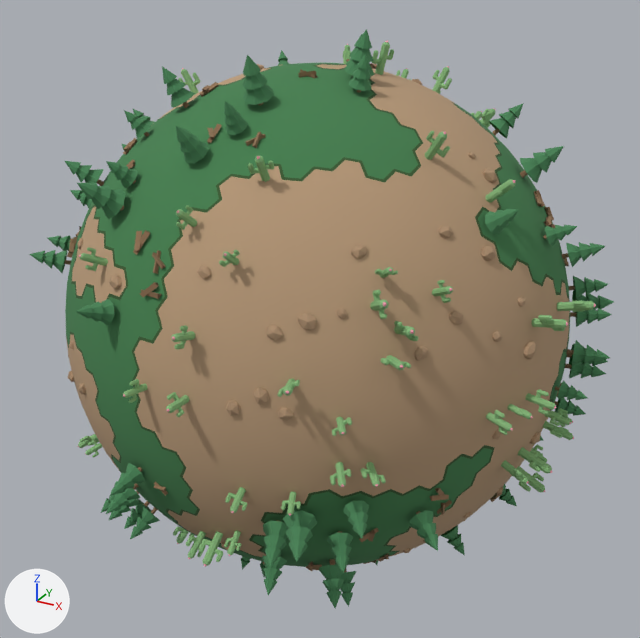
What one commit did to the glTF model assets/scene/Models/Planet.gltf.
Both versions are drawn from a camera (50 mm lens) standing at (158.0, -286.0, 141.0) and looking at (1.0, 1.0, -2.0). The lights are fixed; the arrows at lower left show +X, +Y and +Z. The first picture is the older version. Vertices at exactly the same position are counted once.

The first picture shows 'SoccerBall_GP7_7'.
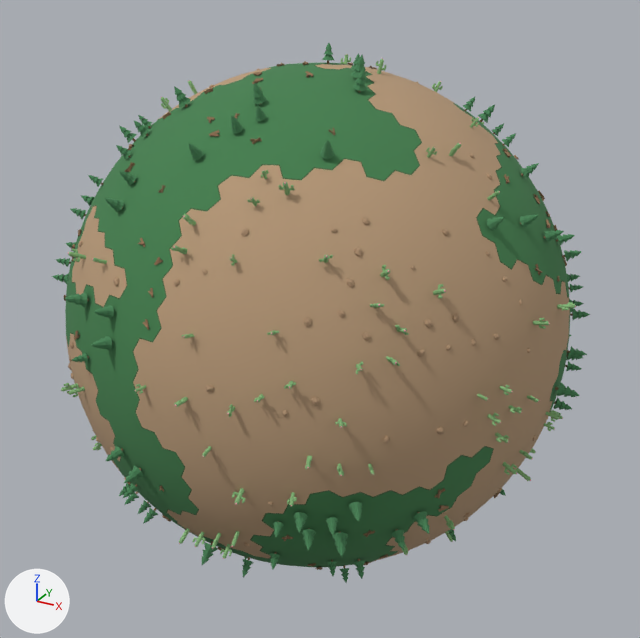
Pixel boxes (x1, y1, x2, y2) of what changed, in the pictures (640 x 638 px; the box of a moved part takes in the faces that stretch with it):
'SoccerBall_GP7_7', reshaped (8% narrower, 7% shorter)
    before: (30, 29, 614, 608)
    after: (52, 43, 590, 583)
part 1 of me_soccerball_gp7_7, moved or reshaped (not visible afterwards)
    before: (109, 274, 122, 289)
part 2 of me_soccerball_gp7_7, moved or reshaped (not visible afterwards)
    before: (483, 168, 498, 183)
part 3 of me_soccerball_gp7_7, deleted
    before: (30, 29, 614, 608)
part 4 of me_soccerball_gp7_7, cut back
    before: (64, 40, 596, 572)
    after: (52, 43, 590, 583)

What the commit changed:
me_soccerball_gp7_7 is used by ob_soccerball_gp7_7; location (0.0, 0.0, 0.0).
me_soccerball_gp7_7 had 15630 vertices, 28931 faces and spanned x -109.0..111.0, y -106.0..110.0, z -111.0..111.0.
me_soccerball_gp7_7 now has 23938 vertices, 43823 faces and spans x -105.0..106.0, y -102.0..105.0, z -104.0..104.0.
me_soccerball_gp7_7 part 1: the loose piece of 12 vertices spanning x -29.0..-23.0, y -87.0..-83.0, z 36.0..41.0 is multiplied about its middle by the matrix ((-0.305, 0.267, 0.016), (-0.084, -0.073, -0.39), (-0.254, -0.297, 0.11)), then moved by (-9.0, 69.0, 51.0).
me_soccerball_gp7_7 part 2: the loose piece of 12 vertices spanning x 67.0..72.0, y -12.0..-7.0, z 65.0..70.0 is scaled about its middle by (-0.0542, -0.114, 0.17), then moved by (-128.0, -8.0, 8.0).
me_soccerball_gp7_7 part 3: 532 loose pieces with 6279 vertices, spanning x -109.0..111.0, y -105.0..110.0, z -111.0..111.0, are deleted.
me_soccerball_gp7_7 part 4: 385 vertices moved within x -99.0..99.0, y -101.0..99.0, z -100.0..99.0; 5169 vertices removed from x -104.0..107.0, y -106.0..105.0, z -107.0..106.0; 19756 vertices added at x -105.0..106.0, y -102.0..105.0, z -104.0..104.0.
Other edits to the shape of me_soccerball_gp7_7 do not show in these pictures.
